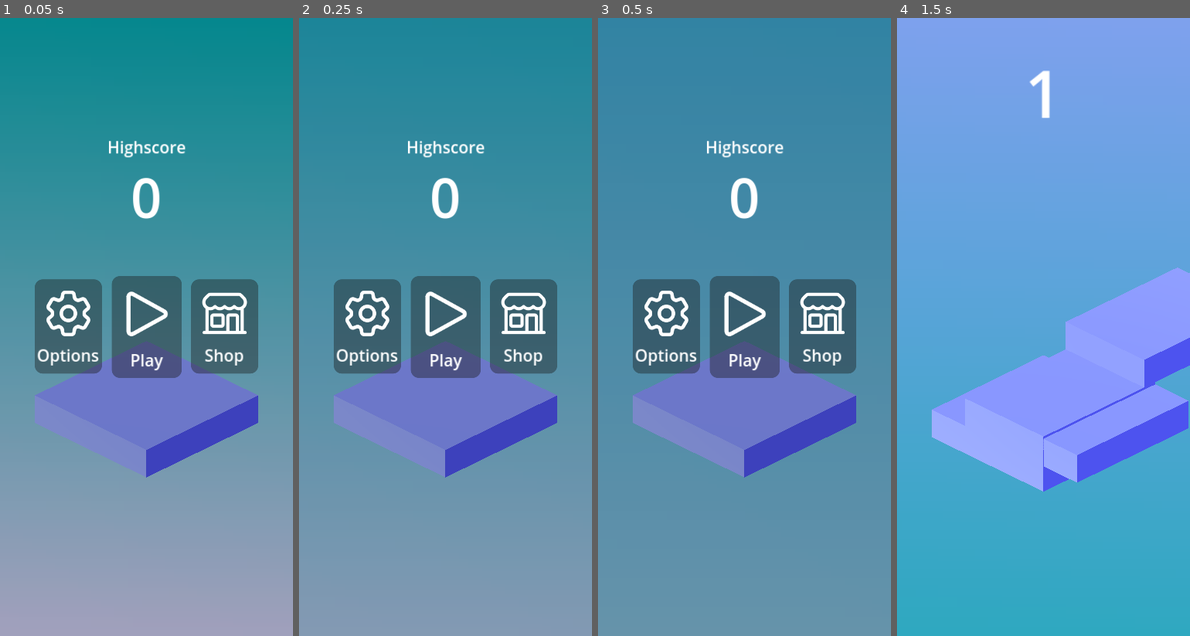
Above: before the commit, frames 1-4 (left to right).
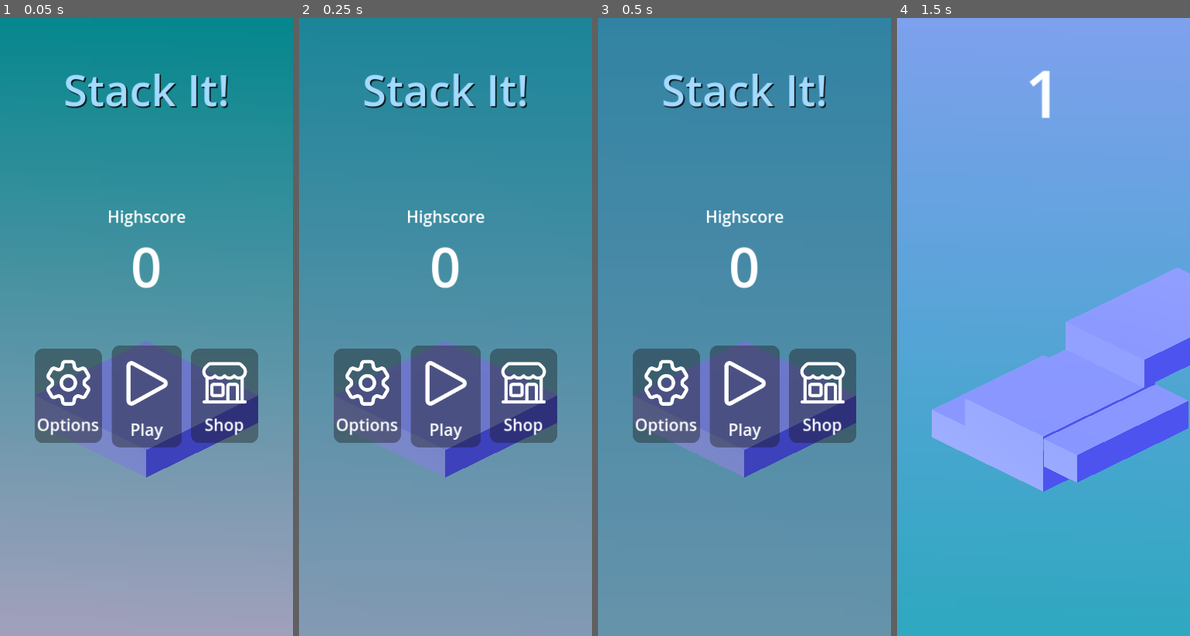
Above: after the commit, the same moments.

Repository: SkaceKamen/stack-it
Game: Godot game, scene res://main.tscn
Two runs of this game, one before a commit and one after it. Both use one fixed random seed, a clock stepped at 60 frames per second and the inputs below. The engine's default icon, where the game draws it, is replaced by a stand-in: a white triangle on a blue panel in a dark square.
Inputs (mouse positions are in pixels of both pictures, inside the frame that each line leads up to; where the layout moved, square brackets give the same spot in the first picture):
- Up to frame 1 (0.05 s): no input
- Up to frame 2 (0.25 s): no input
- Up to frame 3 (0.5 s): no input
- Up to frame 4 (1.5 s): click (1043, 394) [1043, 327] at 0.5 s; move the mouse to (1107, 296) at 1.27 s; click (1107, 296) at 1.42 s

The runs differ from the first frame. In frame 1, 19% of the frame differs, in the area x 11-89%, y 9-70%; in frame 2, 19%; in frame 3, 19%; in frame 4, nothing differs.

Commit message:
Improved shop screen styles

Diff:
--- a/game_data.tres
+++ b/game_data.tres
@@ -20,62 +20,6 @@
 icon = ExtResource("3_w7a27")
 prefab_path = "res://gradient_skin.tscn"
 
-[sub_resource type="Resource" id="Resource_41sj8"]
-script = ExtResource("2_ckx80")
-id = ""
-name = "Rainbow"
-cost = 20
-icon = ExtResource("3_w7a27")
-prefab_path = "res://gradient_skin.tscn"
-
-[sub_resource type="Resource" id="Resource_g1fks"]
-script = ExtResource("2_ckx80")
-id = ""
-name = "Rainbow"
-cost = 20
-icon = ExtResource("3_w7a27")
-prefab_path = "res://gradient_skin.tscn"
-
-[sub_resource type="Resource" id="Resource_fbt71"]
-script = ExtResource("2_ckx80")
-id = ""
-name = "Rainbow"
-cost = 20
-icon = ExtResource("3_w7a27")
-prefab_path = "res://gradient_skin.tscn"
-
-[sub_resource type="Resource" id="Resource_vcqtr"]
-script = ExtResource("2_ckx80")
-id = ""
-name = "Rainbow"
-cost = 20
-icon = ExtResource("3_w7a27")
-prefab_path = "res://gradient_skin.tscn"
-
-[sub_resource type="Resource" id="Resource_4bbi1"]
-script = ExtResource("2_ckx80")
-id = ""
-name = "Rainbow"
-cost = 20
-icon = ExtResource("3_w7a27")
-prefab_path = "res://gradient_skin.tscn"
-
-[sub_resource type="Resource" id="Resource_2a55a"]
-script = ExtResource("2_ckx80")
-id = ""
-name = "Rainbow"
-cost = 20
-icon = ExtResource("3_w7a27")
-prefab_path = "res://gradient_skin.tscn"
-
-[sub_resource type="Resource" id="Resource_nxc4a"]
-script = ExtResource("2_ckx80")
-id = ""
-name = "Rainbow"
-cost = 20
-icon = ExtResource("3_w7a27")
-prefab_path = "res://gradient_skin.tscn"
-
 [resource]
 script = ExtResource("1_qfawb")
-skins = Array[ExtResource("2_ckx80")]([SubResource("Resource_e6ivh"), SubResource("Resource_4l75o"), SubResource("Resource_41sj8"), SubResource("Resource_g1fks"), SubResource("Resource_fbt71"), SubResource("Resource_vcqtr"), SubResource("Resource_4bbi1"), SubResource("Resource_2a55a"), SubResource("Resource_nxc4a")])
+skins = Array[ExtResource("2_ckx80")]([SubResource("Resource_e6ivh"), SubResource("Resource_4l75o")])
--- a/game_end_screen.tscn
+++ b/game_end_screen.tscn
@@ -2,6 +2,21 @@
 
 [ext_resource type="Script" path="res://game_end_screen.gd" id="1_1107r"]
 [ext_resource type="Texture2D" uid="uid://br6i7sfxht3ni" path="res://ArrowPath.png" id="2_rftm6"]
+
+[sub_resource type="Animation" id="Animation_63d07"]
+length = 0.001
+tracks/0/type = "value"
+tracks/0/imported = false
+tracks/0/enabled = true
+tracks/0/path = NodePath("Inner:modulate")
+tracks/0/interp = 1
+tracks/0/loop_wrap = true
+tracks/0/keys = {
+"times": PackedFloat32Array(0),
+"transitions": PackedFloat32Array(1),
+"update": 0,
+"values": [Color(1, 1, 1, 1)]
+}
 
 [sub_resource type="Animation" id="Animation_8c8ej"]
 resource_name = "Show"
@@ -16,21 +31,6 @@
 "transitions": PackedFloat32Array(1, 1),
 "update": 0,
 "values": [Color(1, 1, 1, 0), Color(1, 1, 1, 1)]
-}
-
-[sub_resource type="Animation" id="Animation_63d07"]
-length = 0.001
-tracks/0/type = "value"
-tracks/0/imported = false
-tracks/0/enabled = true
-tracks/0/path = NodePath("Inner:modulate")
-tracks/0/interp = 1
-tracks/0/loop_wrap = true
-tracks/0/keys = {
-"times": PackedFloat32Array(0),
-"transitions": PackedFloat32Array(1),
-"update": 0,
-"values": [Color(1, 1, 1, 0)]
 }
 
 [sub_resource type="AnimationLibrary" id="AnimationLibrary_dm1qe"]
@@ -64,7 +64,6 @@
 speed_scale = 3.0
 
 [node name="Inner" type="Control" parent="."]
-modulate = Color(1, 1, 1, 0)
 layout_mode = 1
 anchors_preset = 15
 anchor_right = 1.0
--- a/menu_screen.tscn
+++ b/menu_screen.tscn
@@ -9,7 +9,6 @@
 bg_color = Color(0, 0, 0, 0.211765)
 
 [node name="MenuScreen" type="Control" node_paths=PackedStringArray("start_button", "high_score_label", "shop_button")]
-visible = false
 layout_mode = 3
 anchors_preset = 15
 anchor_right = 1.0
@@ -38,9 +37,9 @@
 anchor_right = 0.5
 anchor_bottom = 0.5
 offset_left = 82.0
-offset_top = -88.0
+offset_top = 40.0
 offset_right = 206.0
-offset_bottom = 86.0
+offset_bottom = 214.0
 grow_horizontal = 2
 grow_vertical = 2
 metadata/_edit_group_ = true
@@ -79,11 +78,12 @@
 anchor_right = 0.5
 anchor_bottom = 0.5
 offset_left = -64.5
-offset_top = -94.0
+offset_top = 34.0
 offset_right = 64.5
-offset_bottom = 94.0
-grow_horizontal = 2
-grow_vertical = 2
+offset_bottom = 222.0
+grow_horizontal = 2
+grow_vertical = 2
+metadata/_edit_group_ = true
 
 [node name="VBoxContainer" type="VBoxContainer" parent="StartButton"]
 layout_mode = 1
@@ -113,9 +113,9 @@
 anchor_right = 0.5
 anchor_bottom = 0.5
 offset_left = -206.0
-offset_top = -88.0
+offset_top = 40.0
 offset_right = -82.0
-offset_bottom = 86.0
+offset_bottom = 214.0
 grow_horizontal = 2
 grow_vertical = 2
 metadata/_edit_group_ = true
@@ -154,9 +154,9 @@
 anchor_right = 0.5
 anchor_bottom = 0.5
 offset_left = -108.5
-offset_top = -353.0
+offset_top = -225.0
 offset_right = 108.5
-offset_bottom = -311.0
+offset_bottom = -183.0
 grow_horizontal = 2
 grow_vertical = 2
 text = "Highscore"
@@ -171,12 +171,31 @@
 anchor_right = 0.5
 anchor_bottom = 0.5
 offset_left = -28.5
-offset_top = -308.0
+offset_top = -180.0
 offset_right = 28.5
-offset_bottom = -171.0
+offset_bottom = -43.0
 grow_horizontal = 2
 grow_vertical = 2
 theme_override_font_sizes/font_size = 100
 text = "0"
 horizontal_alignment = 1
 vertical_alignment = 1
+
+[node name="Label2" type="Label" parent="."]
+layout_mode = 1
+anchors_preset = 5
+anchor_left = 0.5
+anchor_right = 0.5
+offset_left = -20.0
+offset_top = 77.0
+offset_right = 20.0
+offset_bottom = 119.0
+grow_horizontal = 2
+theme_override_colors/font_color = Color(0.637942, 0.853716, 1, 1)
+theme_override_colors/font_shadow_color = Color(0, 0, 0, 1)
+theme_override_constants/shadow_offset_x = 2
+theme_override_constants/shadow_offset_y = 2
+theme_override_font_sizes/font_size = 80
+text = "Stack It!"
+horizontal_alignment = 1
+vertical_alignment = 1
--- a/project.godot
+++ b/project.godot
@@ -10,9 +10,12 @@
 
 [application]
 
-config/name="Stacking"
+config/name="Stack It!"
+config/description="Stack blocks, buy skins and have fun"
 run/main_scene="res://main.tscn"
 config/features=PackedStringArray("4.3", "GL Compatibility")
+boot_splash/bg_color=Color(0.129538, 0.228273, 0.346299, 1)
+boot_splash/show_image=false
 config/icon="res://logo.png"
 
 [display]
--- a/shop_screen.gd
+++ b/shop_screen.gd
@@ -8,12 +8,21 @@
 @export var skin_items_container: Container
 @export var skin_item_prefab: PackedScene
 @export var back_button: Button
+@export var purchase_confirm_container: Control
+@export var purchase_confirm: Button
+@export var purchase_cancel: Button
+@export var purchase_confirm_label: Label
+
+var current_purchase: SkinData
 
 func _ready():
     refresh()
 
     back_button.pressed.connect(func(): menu_requested.emit())
     visibility_changed.connect(func(): refresh())
+
+    purchase_confirm.pressed.connect(confirm_purchase)
+    purchase_cancel.pressed.connect(func(): purchase_confirm_container.hide())
 
 func refresh():
     var user_data = DataStore.user_data
@@ -25,7 +34,12 @@
 
     for skin_data in game_data.skins:
         var skin_item = skin_item_prefab.instantiate() as SkinShopItem
-        skin_item.set_data(skin_data, user_data.owned_skins.has(skin_data.id), user_data.current_skin == skin_data.id)
+
+        var is_selected = user_data.current_skin == skin_data.id
+        var is_owned = user_data.owned_skins.has(skin_data.id)
+        var is_affordable = user_data.money >= skin_data.cost
+
+        skin_item.set_data(skin_data, is_owned, is_selected, is_affordable)
         skin_items_container.add_child(skin_item)
         skin_item.skin_pressed.connect(buy_skin)
 
@@ -40,10 +54,22 @@
         return
 
     if user_data.money >= skin_data.cost:
-        user_data.money -= skin_data.cost
-        user_data.owned_skins.append(skin_data.id)
-        user_data.current_skin = skin_data.id
+        purchase_confirm_label.text = "Do you want to buy " + skin_data.name + " skin for " + str(skin_data.cost) + " coins?"
+        purchase_confirm_container.show()
+        current_purchase = skin_data
 
-        DataStore.save_user_data()
+func confirm_purchase():
+    if not current_purchase:
+        return
 
-        refresh()
+    var user_data = DataStore.user_data
+
+    user_data.money -= current_purchase.cost
+    user_data.owned_skins.append(current_purchase.id)
+    user_data.current_skin = current_purchase.id
+
+    DataStore.save_user_data()
+
+    refresh()
+
+    purchase_confirm_container.hide()
--- a/shop_screen.tscn
+++ b/shop_screen.tscn
@@ -7,7 +7,39 @@
 [sub_resource type="StyleBoxFlat" id="StyleBoxFlat_yusg0"]
 bg_color = Color(0, 0, 0, 0.211765)
 
-[node name="ShopScreen" type="Control" node_paths=PackedStringArray("money_label", "skin_items_container", "back_button")]
+[sub_resource type="Shader" id="Shader_isgsx"]
+code = "// NOTE: Shader automatically converted from Godot Engine 4.3.stable's CanvasItemMaterial.
+
+shader_type canvas_item;
+render_mode blend_mix;
+
+
+void fragment(){
+  COLOR = vec4(0.4, 0.6, 0.9, 1.0);
+}
+"
+
+[sub_resource type="ShaderMaterial" id="ShaderMaterial_kf4fo"]
+shader = SubResource("Shader_isgsx")
+
+[sub_resource type="StyleBoxFlat" id="StyleBoxFlat_7sbax"]
+bg_color = Color(0.470076, 0.470076, 0.470076, 0.858824)
+
+[sub_resource type="StyleBoxFlat" id="StyleBoxFlat_t3uf3"]
+bg_color = Color(0.101961, 0.101961, 0.101961, 0.909804)
+corner_radius_top_left = 15
+corner_radius_top_right = 15
+corner_radius_bottom_right = 15
+corner_radius_bottom_left = 15
+
+[sub_resource type="StyleBoxFlat" id="StyleBoxFlat_e5ne8"]
+bg_color = Color(0.180907, 0.145316, 0, 0.921569)
+corner_radius_top_left = 15
+corner_radius_top_right = 15
+corner_radius_bottom_right = 15
+corner_radius_bottom_left = 15
+
+[node name="ShopScreen" type="Control" node_paths=PackedStringArray("money_label", "skin_items_container", "back_button", "purchase_confirm_container", "purchase_confirm", "purchase_cancel", "purchase_confirm_label")]
 layout_mode = 3
 anchors_preset = 15
 anchor_right = 1.0
@@ -20,6 +52,10 @@
 skin_items_container = NodePath("Scroll/SkinItems")
 skin_item_prefab = ExtResource("3_akbq1")
 back_button = NodePath("Back")
+purchase_confirm_container = NodePath("Confirmation")
+purchase_confirm = NodePath("Confirmation/Panel/VBoxContainer/VBoxContainer/Confirm")
+purchase_cancel = NodePath("Confirmation/Panel/VBoxContainer/VBoxContainer/Cancel")
+purchase_confirm_label = NodePath("Confirmation/Panel/VBoxContainer/PanelContainer/MarginContainer/ConfirmLabel")
 
 [node name="Background" type="Panel" parent="."]
 layout_mode = 1
@@ -46,6 +82,7 @@
 vertical_alignment = 1
 
 [node name="Scroll" type="ScrollContainer" parent="."]
+material = SubResource("ShaderMaterial_kf4fo")
 layout_mode = 1
 anchors_preset = -1
 anchor_right = 1.0
@@ -106,3 +143,83 @@
 grow_horizontal = 2
 grow_vertical = 0
 text = "Back"
+
+[node name="Confirmation" type="Control" parent="."]
+visible = false
+layout_mode = 1
+anchors_preset = 15
+anchor_right = 1.0
+anchor_bottom = 1.0
+grow_horizontal = 2
+grow_vertical = 2
+
+[node name="Panel2" type="Panel" parent="Confirmation"]
+layout_mode = 1
+anchors_preset = 15
+anchor_right = 1.0
+anchor_bottom = 1.0
+grow_horizontal = 2
+grow_vertical = 2
+theme_override_styles/panel = SubResource("StyleBoxFlat_7sbax")
+
+[node name="Panel" type="Control" parent="Confirmation"]
+layout_mode = 1
+anchors_preset = 8
+anchor_left = 0.5
+anchor_top = 0.5
+anchor_right = 0.5
+anchor_bottom = 0.5
+offset_left = -215.0
+offset_top = -181.5
+offset_right = 215.0
+offset_bottom = 181.5
+grow_horizontal = 2
+grow_vertical = 2
+
+[node name="VBoxContainer" type="VBoxContainer" parent="Confirmation/Panel"]
+layout_mode = 2
+offset_right = 430.0
+offset_bottom = 363.0
+grow_horizontal = 2
+grow_vertical = 2
+alignment = 1
+
+[node name="PanelContainer" type="PanelContainer" parent="Confirmation/Panel/VBoxContainer"]
+layout_mode = 2
+size_flags_vertical = 3
+theme_override_styles/panel = SubResource("StyleBoxFlat_t3uf3")
+
+[node name="MarginContainer" type="MarginContainer" parent="Confirmation/Panel/VBoxContainer/PanelContainer"]
+layout_mode = 2
+size_flags_vertical = 3
+theme_override_constants/margin_left = 20
+theme_override_constants/margin_right = 20
+
+[node name="ConfirmLabel" type="Label" parent="Confirmation/Panel/VBoxContainer/PanelContainer/MarginContainer"]
+custom_minimum_size = Vector2(100, 100)
+layout_mode = 2
+size_flags_vertical = 6
+text = "Purchase <skin> for <cost>?"
+horizontal_alignment = 1
+vertical_alignment = 1
+autowrap_mode = 3
+
+[node name="VBoxContainer" type="HBoxContainer" parent="Confirmation/Panel/VBoxContainer"]
+custom_minimum_size = Vector2(0, 90)
+layout_mode = 2
+
+[node name="Cancel" type="Button" parent="Confirmation/Panel/VBoxContainer/VBoxContainer"]
+layout_mode = 2
+size_flags_horizontal = 3
+text = "Cancel"
+
+[node name="Confirm" type="Button" parent="Confirmation/Panel/VBoxContainer/VBoxContainer"]
+layout_mode = 2
+size_flags_horizontal = 3
+theme_override_styles/normal = SubResource("StyleBoxFlat_e5ne8")
+text = "Purchase"
+
+[node name="Control" type="Control" parent="Confirmation"]
+anchors_preset = 0
+offset_right = 40.0
+offset_bottom = 40.0
--- a/skin_shop_item.gd
+++ b/skin_shop_item.gd
@@ -7,21 +7,30 @@
 @export var cost_label: Label
 @export var icon_texture: TextureRect
 @export var selected_style: StyleBox
+@export var owned_style: StyleBox
+@export var unaffordable_style: StyleBox
+@export var affordable_style: StyleBox
 
 var skin_data: SkinData
 
 func _ready():
     pressed.connect(func(): skin_pressed.emit(skin_data))
 
-func set_data(data: SkinData, owned: bool, _selected: bool):
+func set_data(data: SkinData, owned: bool, selected: bool, affordable: bool):
     skin_data = data
     icon_texture.texture = data.icon
     name_label.text = data.name
     cost_label.text = str(data.cost) if !owned else "Owned"
 
-    if _selected:
+    if selected:
         add_theme_stylebox_override("normal", selected_style)
         add_theme_stylebox_override("hover", selected_style)
+    elif owned:
+        add_theme_stylebox_override("normal", owned_style)
+        add_theme_stylebox_override("hover", owned_style)
+    elif affordable:
+        add_theme_stylebox_override("normal", affordable_style)
+        add_theme_stylebox_override("hover", affordable_style)
     else:
-        remove_theme_stylebox_override("normal")
-        remove_theme_stylebox_override("hover")
+        add_theme_stylebox_override("normal", unaffordable_style)
+        add_theme_stylebox_override("hover", unaffordable_style)
--- a/skin_shop_item.tscn
+++ b/skin_shop_item.tscn
@@ -1,8 +1,29 @@
-[gd_scene load_steps=4 format=3 uid="uid://cyt7x2tqupmy"]
+[gd_scene load_steps=7 format=3 uid="uid://cyt7x2tqupmy"]
 
 [ext_resource type="Texture2D" uid="uid://bo1fbr5cmfv6r" path="res://icon.svg" id="1_a3oga"]
 [ext_resource type="Script" path="res://skin_shop_item.gd" id="1_aqcaj"]
 [ext_resource type="StyleBox" uid="uid://bjirsjp5b605g" path="res://skin_shop_item_selected.tres" id="1_v477e"]
+
+[sub_resource type="StyleBoxFlat" id="StyleBoxFlat_udxdl"]
+bg_color = Color(0.898039, 0.862745, 0, 0.313726)
+corner_radius_top_left = 15
+corner_radius_top_right = 15
+corner_radius_bottom_right = 15
+corner_radius_bottom_left = 15
+
+[sub_resource type="StyleBoxFlat" id="StyleBoxFlat_sk7pj"]
+bg_color = Color(0.65098, 0.65098, 0.65098, 0.184314)
+corner_radius_top_left = 15
+corner_radius_top_right = 15
+corner_radius_bottom_right = 15
+corner_radius_bottom_left = 15
+
+[sub_resource type="StyleBoxFlat" id="StyleBoxFlat_dl6hb"]
+bg_color = Color(0.14902, 0.14902, 0.14902, 0.745098)
+corner_radius_top_left = 15
+corner_radius_top_right = 15
+corner_radius_bottom_right = 15
+corner_radius_bottom_left = 15
 
 [node name="SkinShopItem" type="Button" node_paths=PackedStringArray("name_label", "cost_label", "icon_texture")]
 custom_minimum_size = Vector2(200, 220)
@@ -14,11 +35,15 @@
 grow_horizontal = 2
 grow_vertical = 2
 mouse_filter = 1
+theme_override_styles/normal = SubResource("StyleBoxFlat_udxdl")
 script = ExtResource("1_aqcaj")
 name_label = NodePath("SkinItem/Name")
 cost_label = NodePath("SkinItem/Cost")
 icon_texture = NodePath("SkinItem/Icon")
 selected_style = ExtResource("1_v477e")
+owned_style = SubResource("StyleBoxFlat_sk7pj")
+unaffordable_style = SubResource("StyleBoxFlat_dl6hb")
+affordable_style = SubResource("StyleBoxFlat_udxdl")
 
 [node name="SkinItem" type="VBoxContainer" parent="."]
 layout_mode = 1
Not shown: 1 places in game_data.tres that only renumber resources
Not shown: 1 places in shop_screen.tscn that only renumber resources
